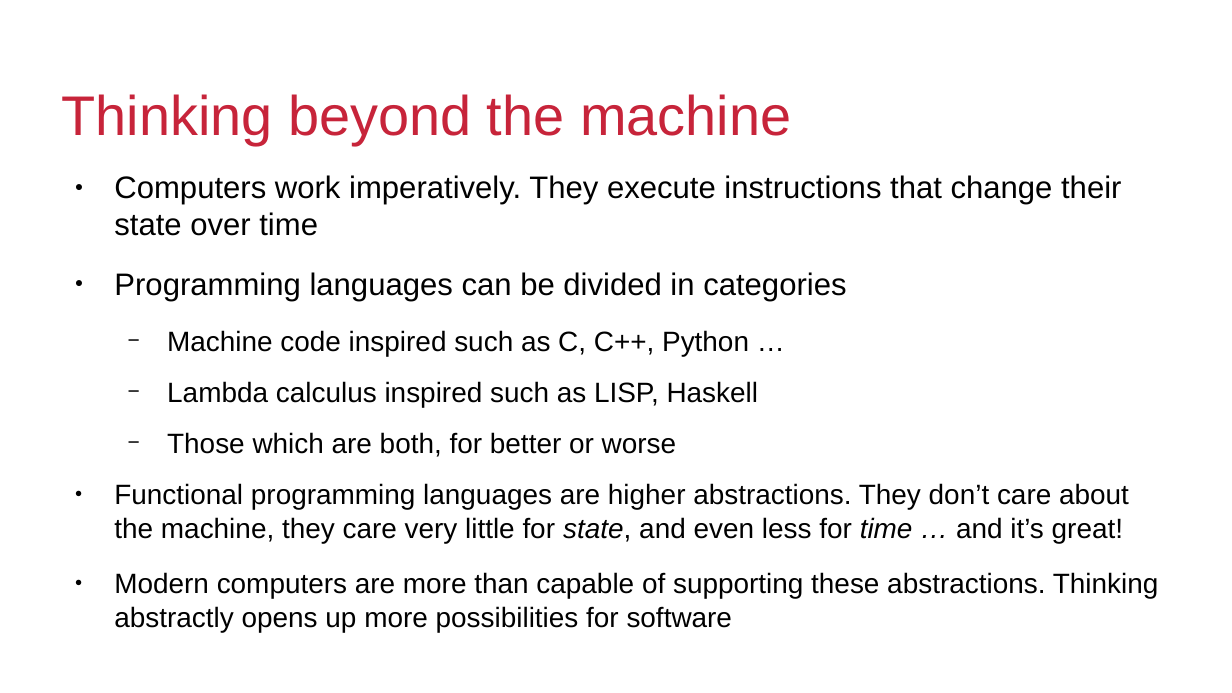
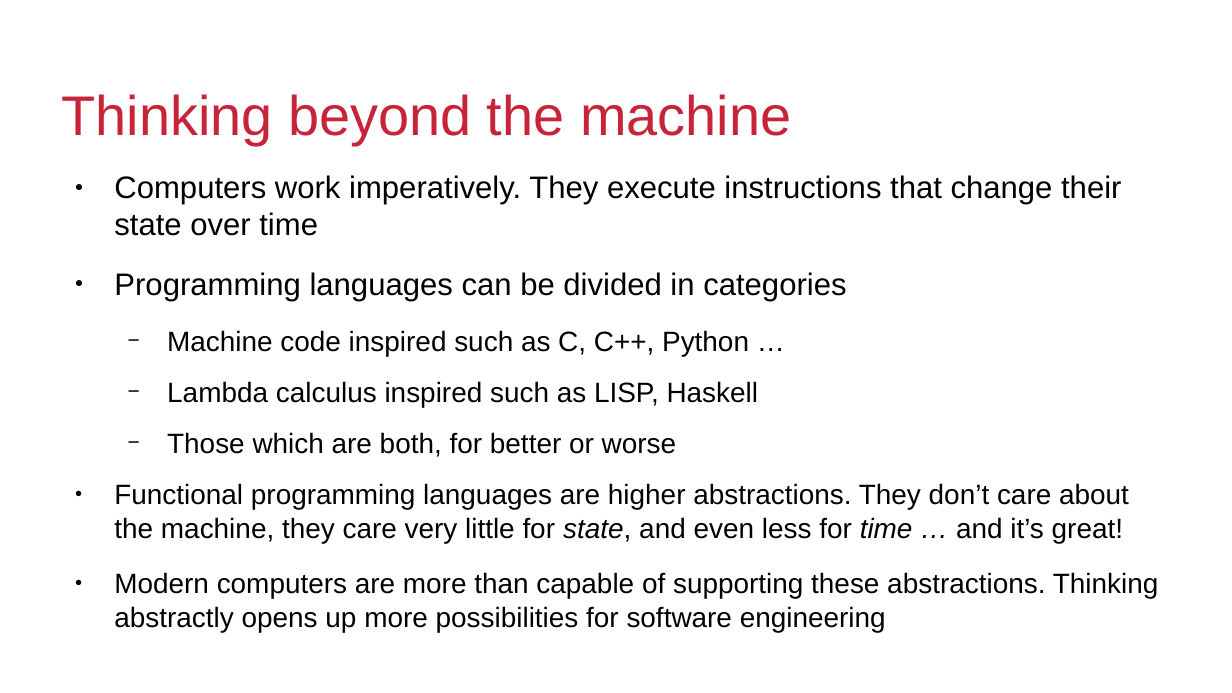
Before and after one commit to gbogard/scala-introduction-training, a slide deck: slide 29 of slides.odp (slide 30 before the commit). Drawn at 1232x693 pixels with LibreOffice and Linux fonts; fonts in the diff are those of the drawing; background and template pictures are left out. Boxes give left, top, right and bottom in pixels: in the first picture for what was removed or moved away, otherwise in the second. Text is boxed around its words. In the diff, an @@ line names an element or a change of style, - is before the commit and + after.

Commit message:
Updated slides

```diff
--- a/slides.odp
+++ b/slides.odp
@@ text at [114,572,1159,632]: text changed @@
-● Modern computers are more than capable of supporting these abstractions. Thinking abstractly opens up more possibilities for software
+● Modern computers are more than capable of supporting these abstractions. Thinking abstractly opens up more possibilities for software engineering
```
Also in this commit, not shown: 1 other slide changed, 1 slide removed.
